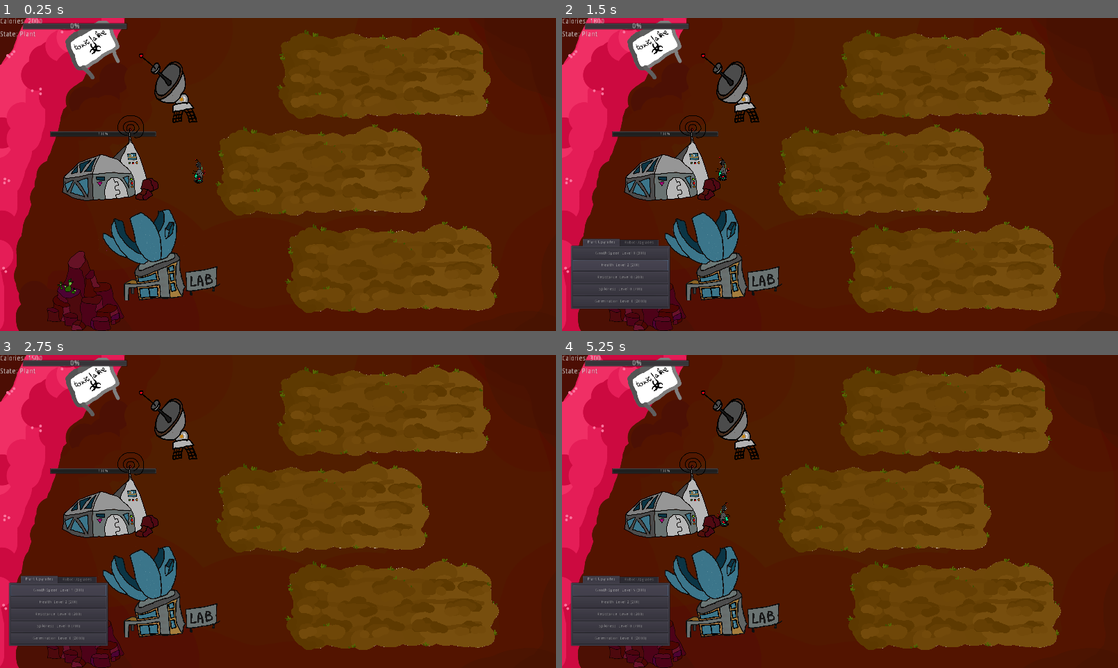
Above: before the commit, frames 1-4 (two rows, left to right).
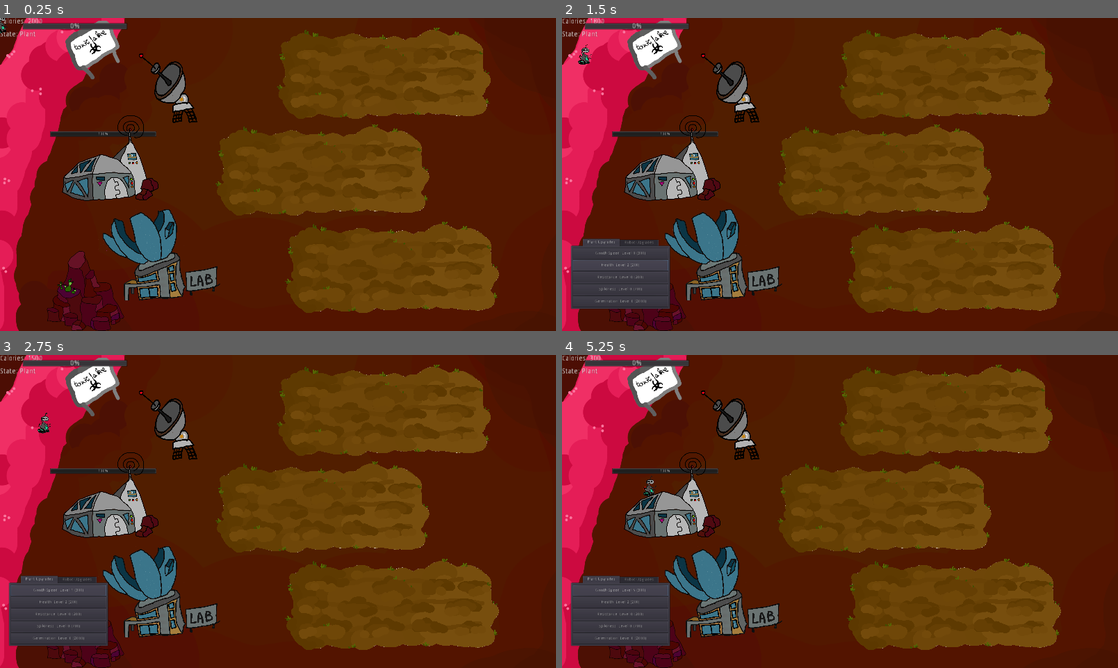
Above: after the commit, the same moments.

Repository: RobertKajnak/NoControlGMTK
Game: Godot game, scene res://src/scenes/Garden.tscn
Same seed, same stepped clock (60 frames per second), same inputs: the game is played once before the commit and once after it.
Inputs (mouse positions are in pixels of both pictures, inside the frame that each line leads up to):
- Up to frame 1 (0.25 s): no input
- Up to frame 2 (1.5 s): tap Enter at 0.5 s; move the mouse to (717, 265) at 0.52 s; click (717, 265) at 0.67 s; click "Health: Level 1 (200)" at 1.25 s
- Up to frame 3 (2.75 s): click "Gowth Speed: Level 0 (300)" at 2 s
- Up to frame 4 (5.25 s): click "Gowth Speed: Level 1 (300)" at 2.75 s; click "Gowth Speed: Level 2 (300)" at 3.5 s; click "Gowth Speed: Level 3 (300)" at 4.25 s; click "Gowth Speed: Level 4 (300)" at 5 s

The runs differ from the first frame. In frame 1, 0.1% of the frame differs, in the area x 0-37%, y 0-53%; in frame 2, 0.2%; in frame 3, less than 0.1%; in frame 4, 0.2%, in the area x 14-31%, y 38-55%.

Commit message:
Added button functionality

Diff:
--- a/src/Global.gd
+++ b/src/Global.gd
@@ -3,7 +3,7 @@
 var calories = 2000
 var calorie_rate = 1
 
-var base_position = "uninitialized"
+var base_position = Vector2(0,0)
 
 #Number of bugs eating the stores inside the base
 var eating_base = 0
--- a/src/scenes/Lab.gd
+++ b/src/scenes/Lab.gd
@@ -124,4 +124,5 @@
 
 
 func _on_ButtonMakeBot_button_up():
-	print("button pressed")
+	var robot: KinematicBody2D = load('res://src/scenes/Robot.tscn').instance()
+	get_node('/root/Node2D').add_child_below_node(get_node('/root/Node2D/Antenna'), robot)
--- a/src/scenes/Robot.gd
+++ b/src/scenes/Robot.gd
@@ -8,6 +8,7 @@
 
 func _ready():
 	Global.robot_data.append(self)
+	position = Global.base_position
 
 func _process(delta):
 	$Confusion.visible = false
